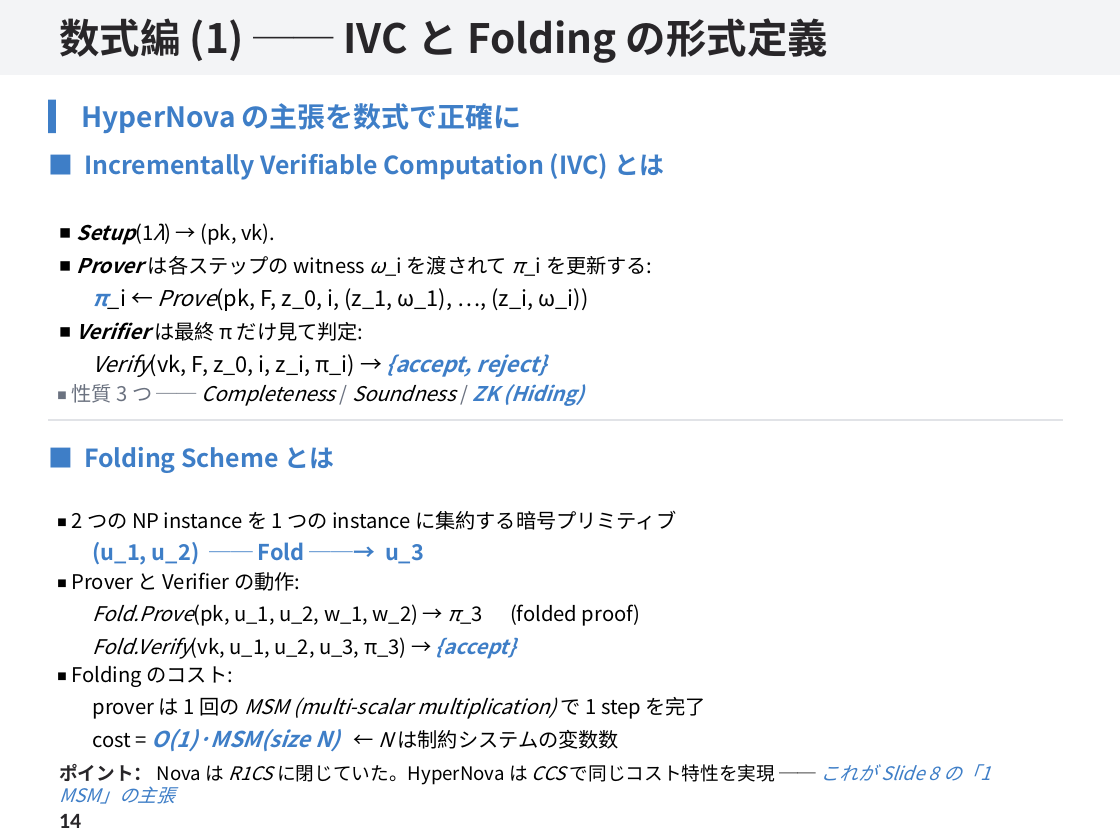
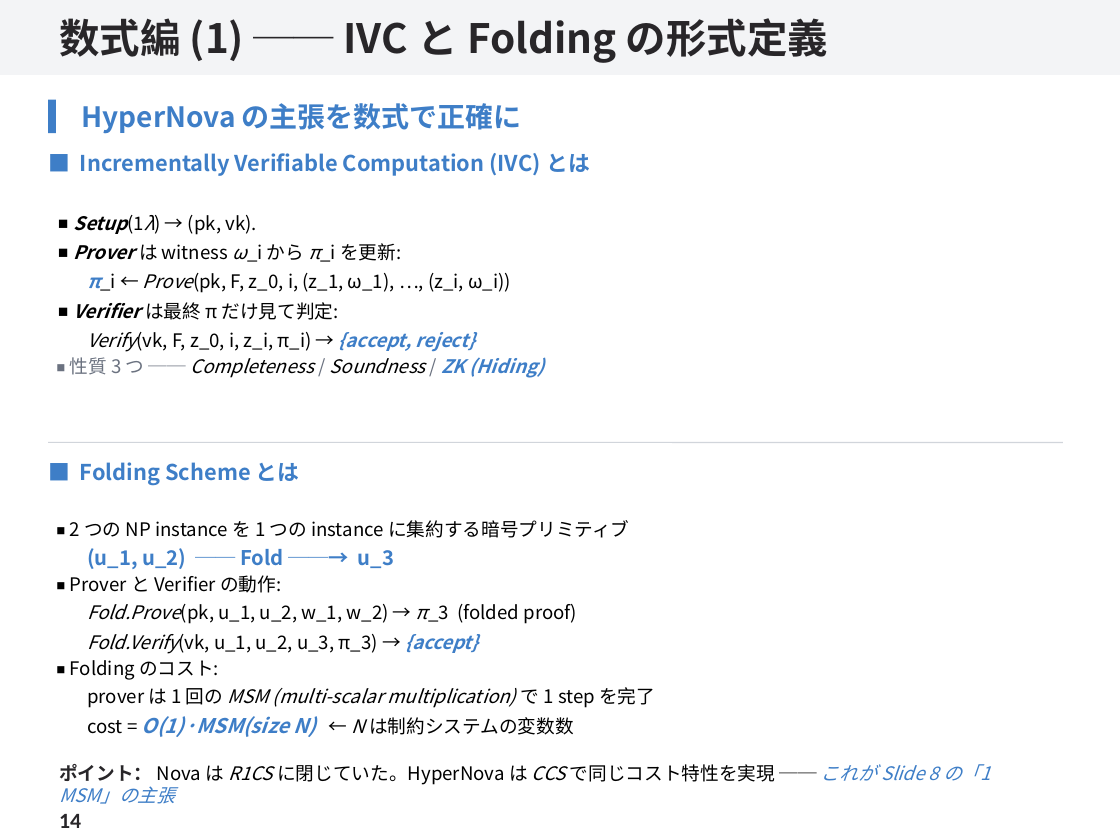
Before and after one commit to SMRI2170/rinkou-hypernova, a slide deck: slide 14 of docs/pptx/hypernova-rinkou.pptx. Drawn at 1120x840 pixels with LibreOffice and Linux fonts; fonts in the diff are those of the drawing. Boxes give left, top, right and bottom in pixels: in the first picture for what was removed or moved away, otherwise in the second. Text is boxed around its words. In the diff, an @@ line names an element or a change of style, - is before the commit and + after.

```diff
--- a/docs/pptx/hypernova-rinkou.pptx
+++ b/docs/pptx/hypernova-rinkou.pptx
@@ text at [70, 153, 590, 378]: size 16 to 14 pt in "■ Incrementally Verifiable Computation (IVC) とは", "◾", "◾"; size 13 to 12 pt in "Setup(1λ) → (pk, vk).", "Verifier は最終 π だけ見て判定:", "◾ 性質 3 つ ── Completeness / ..."; size 14 to 12 pt in "π_i ← Prove(pk, F, z_0, i, (z_1, ...", "Verify(vk, F, z_0, i, z_i, π_i) → ..." @@
@@ text at [73, 243, 401, 262]: text changed; size 13 to 12 pt @@
-◾ Prover は各ステップの witness ω_i を渡されて π_i を更新する:
+◾ Prover は witness ω_i から π_i を更新:
@@ line moved from (48, 420) - (1063, 420) to (48, 442) - (1063, 442) @@
@@ text "■ Folding Scheme とは": place and size @@
-text "■ Folding Scheme とは" at [72, 447, 707, 752]
+text "■ Folding Scheme とは" at [70, 462, 655, 737]
@@ text "■ Folding Scheme とは" at [70, 462, 655, 737]: size 16 to 14 pt in "■ Folding Scheme とは"; size 13 to 12 pt in "◾ 2 つの NP instance を 1 ...", "◾ Prover と Verifier の動作:", "Fold.Prove(pk, u_1, u_2, w_1, w_2) → π_3 ...", "Fold.Verify(vk, u_1, u_2, u_3, π_3) → {accept} ..." and 2 more places; size 14 to 13 pt in "(u_1, u_2) ── Fold ──→ u_3", "O(1)·MSM(size N)" @@
```
Also in this commit, not shown: 5 other slides changed, 6 other files.
